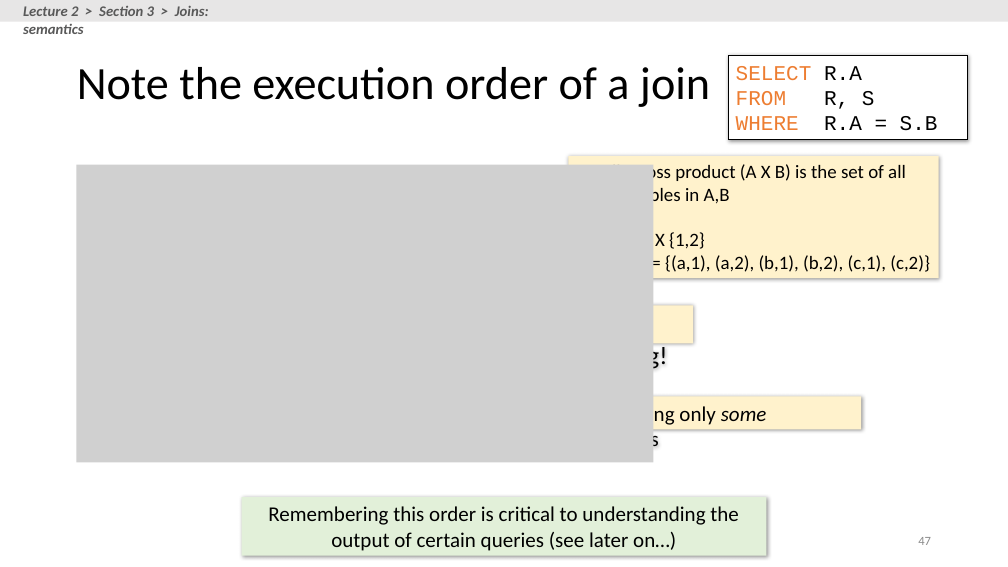
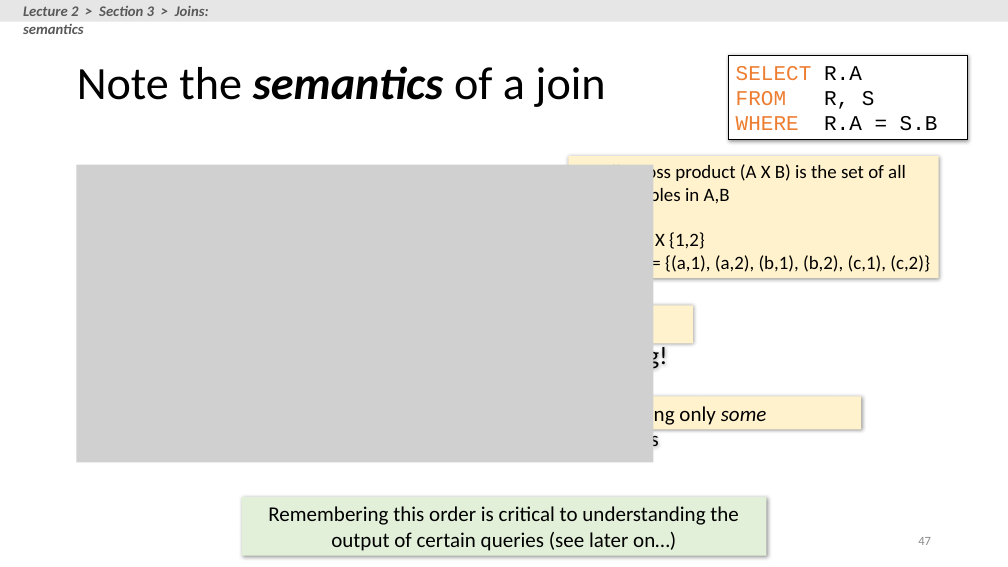
Before and after one commit to XIEQ/cs145-notebooks, a slide deck: slide 47 of lecture-2-3/Lecture_2_3_SQL.pptx. Drawn at 1008x567 pixels with LibreOffice and Linux fonts; fonts in the diff are those of the drawing; grey boxes stand for pictures. Boxes give left, top, right and bottom in pixels: in the first picture for what was removed or moved away, otherwise in the second. Text is boxed around its words. In the diff, an @@ line names an element or a change of style, - is before the commit and + after.

```diff
--- a/lecture-2-3/Lecture_2_3_SQL.pptx
+++ b/lecture-2-3/Lecture_2_3_SQL.pptx
@@ title at (77, 66, 605, 107): text changed @@
-Note the execution order of a join
+Note the semantics of a join
```
Also in this commit, not shown: 1 other slide changed, 1 slide added, 1 other file.
